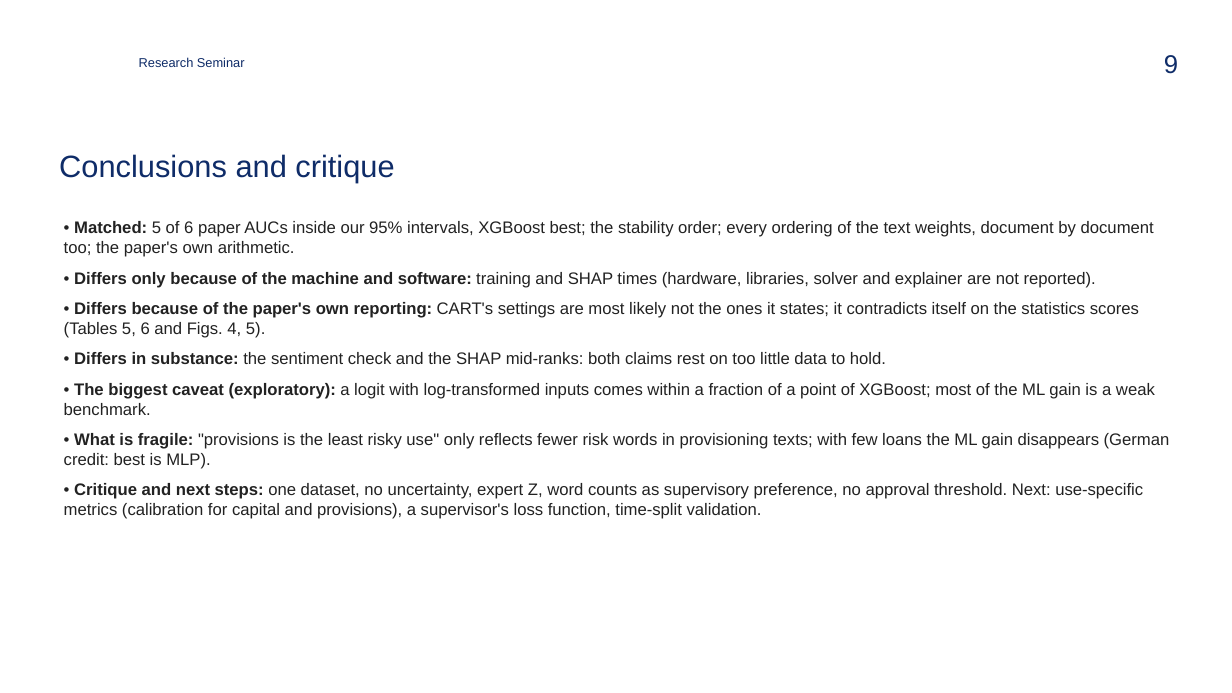
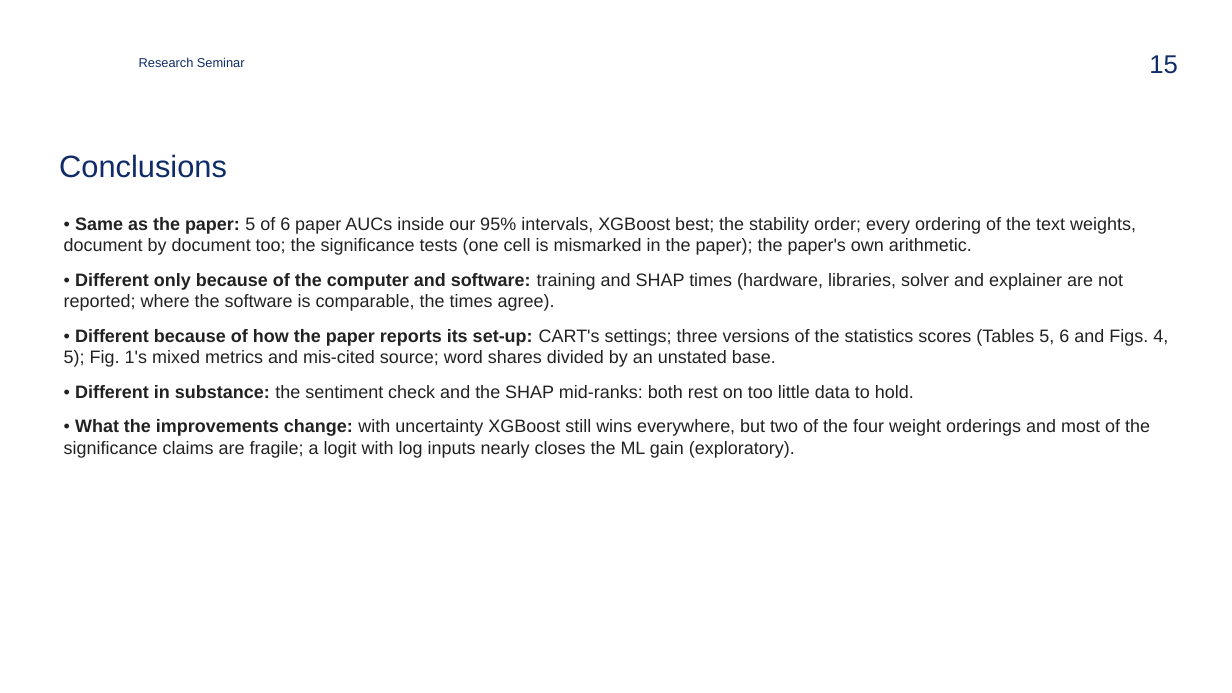
Before and after one commit to zavaz5/ml-model-risk, a slide deck: slide 15 of docs/presentation.pptx (slide 9 before the commit). Drawn at 1232x693 pixels with LibreOffice and Linux fonts; fonts in the diff are those of the drawing; background and template pictures are left out. Boxes give left, top, right and bottom in pixels: in the first picture for what was removed or moved away, otherwise in the second. Text is boxed around its words. In the diff, an @@ line names an element or a change of style, - is before the commit and + after.

Commit message:
Rebuild the main slides around the paper's results: one result per slide, paper next to ours
Each of eleven result slides shows the paper's version (cropped from its PDF
or its table) and ours, a green box when they agree or an orange box saying
why they differ, and a blue box with our improvement of that result. Extra
checks beyond the paper's results (appendix factors, the log-input logit,
the three-dataset benchmark, the Monte Carlo chart) move to the backups.
The 15-minute limit is set aside at the team's request (about 17.5 minutes).

```diff
--- a/docs/presentation.pptx
+++ b/docs/presentation.pptx
@@ page number at (x1=1149, y1=55, x2=1178, y2=74): text changed @@
-9
+15
@@ title at (x1=59, y1=154, x2=227, y2=178): text changed @@
-Conclusions and critique
+Conclusions
@@ text at (x1=64, y1=217, x2=1168, y2=458): text changed; size 13 to 14 pt @@
-• Matched: 5 of 6 paper AUCs inside our 95% intervals, XGBoost best; the stability order; every ordering of the text weights, document by document too; the paper's own arithmetic.
-• Differs only because of the machine and software: training and SHAP times (hardware, libraries, solver and explainer are not reported).
-• Differs because of the paper's own reporting: CART's settings are most likely not the ones it states; it contradicts itself on the statistics scores (Tables 5, 6 and Figs. 4, 5).
-• Differs in substance: the sentiment check and the SHAP mid-ranks: both claims rest on too little data to hold.
-• The biggest caveat (exploratory): a logit with log-transformed inputs comes within a fraction of a point of XGBoost; most of the ML gain is a weak benchmark.
-• What is fragile: "provisions is the least risky use" only reflects fewer risk words in provisioning texts; with few loans the ML gain disappears (German credit: best is MLP).
-• Critique and next steps: one dataset, no uncertainty, expert Z, word counts as supervisory preference, no approval threshold. Next: use-specific metrics (calibration for capital and provisions), a supervisor's loss function, time-split validation.
+• Same as the paper: 5 of 6 paper AUCs inside our 95% intervals, XGBoost best; the stability order; every ordering of the text weights, document by document too; the significance tests (one cell is mismarked in the paper); the paper's own arithmetic.
+• Different only because of the computer and software: training and SHAP times (hardware, libraries, solver and explainer are not reported; where the software is comparable, the times agree).
+• Different because of how the paper reports its set-up: CART's settings; three versions of the statistics scores (Tables 5, 6 and Figs. 4, 5); Fig. 1's mixed metrics and mis-cited source; word shares divided by an unstated base.
+• Different in substance: the sentiment check and the SHAP mid-ranks: both rest on too little data to hold.
+• What the improvements change: with uncertainty XGBoost still wins everywhere, but two of the four weight orderings and most of the significance claims are fragile; a logit with log inputs nearly closes the ML gain (exploratory).
```
Also in this commit, not shown: 8 other slides changed, 6 slides added, 2 slides removed, 5 other files.
